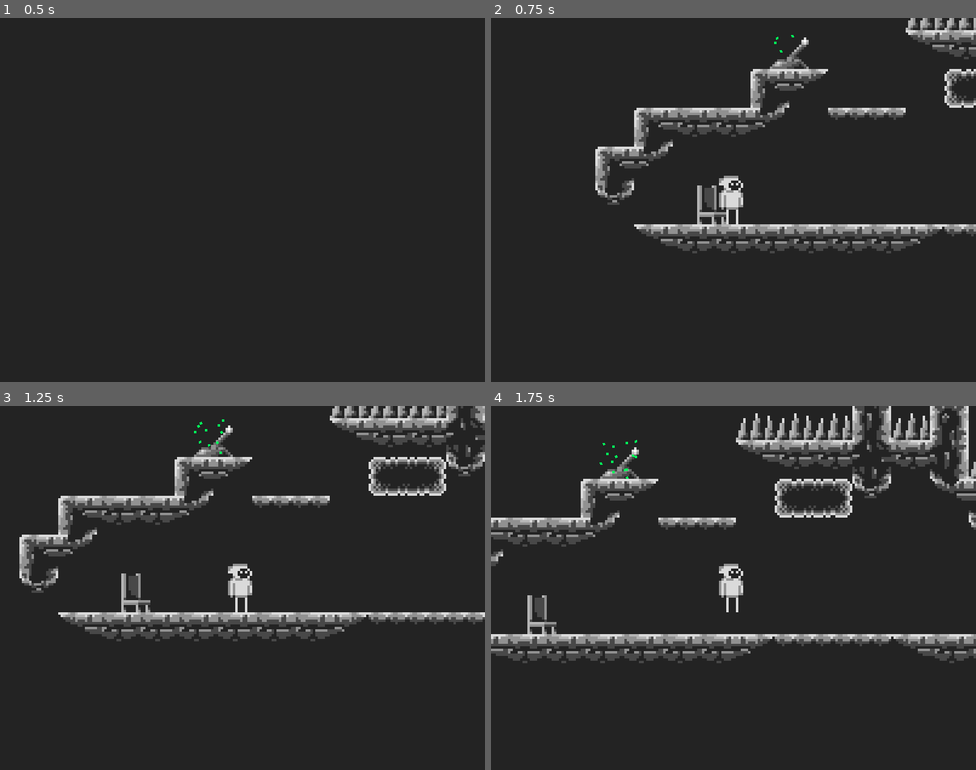
Above: before the commit, frames 1-4 (two rows, left to right).
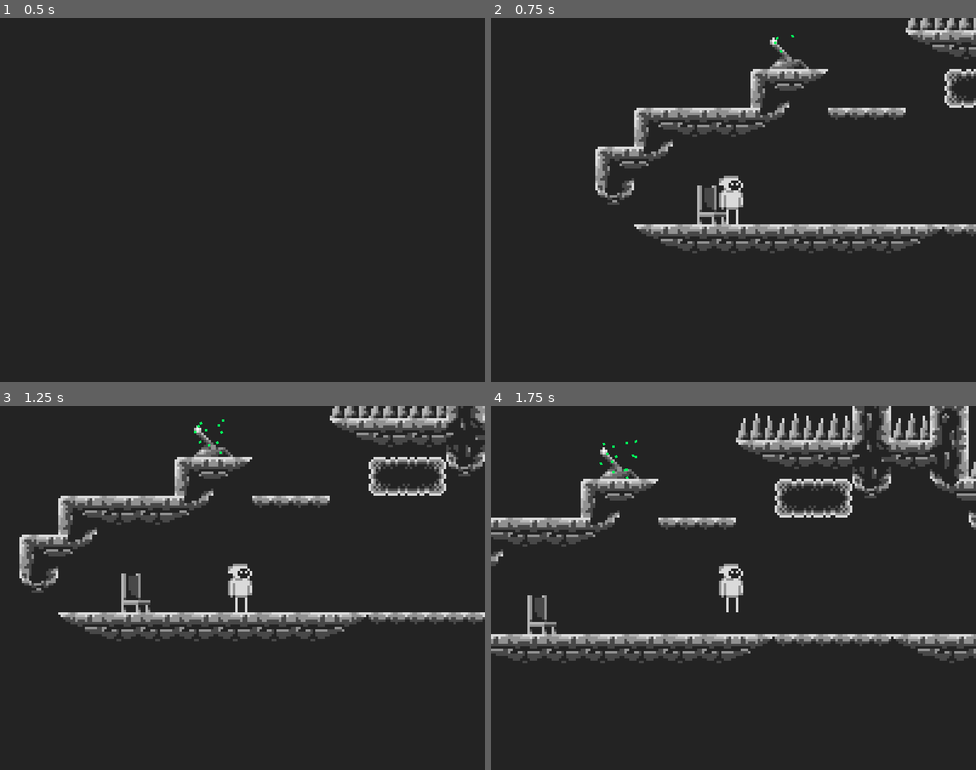
Above: after the commit, the same moments.

Repository: kopytlyanka/TCoC
Game: Godot game, scene res://UI/MainMenu/MainMenu.tscn
The game is run twice, just before and just after one commit, with the same random seed, the same clock (stepped at 60 frames per second) and the same inputs.
Inputs:
- Up to frame 1 (0.5 s): no input
- Up to frame 2 (0.75 s): tap Enter at 0.5 s; hold Right (ui_right) from 0.53 s (still down)
- Up to frame 3 (1.25 s): keep holding Right (ui_right); tap Up (ui_up) at 0.77 s
- Up to frame 4 (1.75 s): keep holding Right (ui_right); tap Up (ui_up) at 1.52 s

Frame 1 is identical in both runs. In frame 2, 0.2% of the frame differs, in the area x 57-66%, y 5-12%; in frame 3, 0.2%; in frame 4, 0.2%.

Commit message:
улучшил работу в редакторе с action объектами

Diff:
--- a/Stage/Stage.tscn
+++ b/Stage/Stage.tscn
@@ -10,6 +10,25 @@
 [ext_resource path="res://Stage/Layer.tscn" type="PackedScene" id=8]
 [ext_resource path="res://objects/action_objects/Lever/Lever.tscn" type="PackedScene" id=9]
 [ext_resource path="res://objects/action_objects/MoveBlock/MoveBlock.tscn" type="PackedScene" id=10]
+[ext_resource path="res://objects/action_objects/scripts/ObjectInfo.gd" type="Script" id=11]
+
+[sub_resource type="Resource" id=2]
+resource_name = "Object Info"
+script = ExtResource( 11 )
+layer_id = 1
+name = "MoveBlock1"
+
+[sub_resource type="Resource" id=3]
+resource_name = "Object Info"
+script = ExtResource( 11 )
+layer_id = 1
+name = "MoveBlock2"
+
+[sub_resource type="Resource" id=4]
+resource_name = "Object Info"
+script = ExtResource( 11 )
+layer_id = 1
+name = "HiddenArea1"
 
 [sub_resource type="GDScript" id=1]
 script/source = "extends Control
@@ -71,16 +90,14 @@
 [node name="HiddenArea1" parent="Layer1" instance=ExtResource( 7 )]
 position = Vector2( 144, 0 )
 tile_data = PoolIntArray( -2, 0, 196611, -65534, 0, 196609, 65534, 0, 131081, 2, 0, 131081, 131070, 0, 131081, 131071, 0, 131081, 65536, 0, 131081, 65537, 0, 131081, 65538, 0, 131081, 196606, 0, 131081, 196607, 0, 131081, 131072, 0, 131081, 131073, 0, 131081, 131074, 0, 131081 )
-senders_list = [ [ 1, "Platfotm3" ] ]
 
 [node name="Lever1" parent="Layer1" instance=ExtResource( 9 )]
 position = Vector2( 64, -88 )
 green = true
-receivers_list = [ [ 1, "MoveBlock1" ], [ 1, "MoveBlock2" ] ]
+receivers_list = [ SubResource( 2 ), SubResource( 3 ) ]
 
 [node name="MoveBlock1" parent="Layer1" instance=ExtResource( 10 )]
 position = Vector2( 224, -32 )
-senders_list = [ [ 1, "Layer1" ] ]
 width = 4
 height = 4
 positions = [ Vector2( 224, -32 ), Vector2( 272, -32 ) ]
@@ -89,7 +106,6 @@
 
 [node name="MoveBlock2" parent="Layer1" instance=ExtResource( 10 )]
 position = Vector2( 128, -64 )
-senders_list = [ [ 1, "Lever1" ] ]
 width = 4
 positions = [ Vector2( 128, -64 ), Vector2( 80, -64 ) ]
 move_pattern = [ 0, 1 ]
@@ -106,7 +122,7 @@
 [node name="Platform3" parent="Layer1" instance=ExtResource( 6 )]
 position = Vector2( 128, -8 )
 sender = true
-receivers_list = [ [ 1, "HiddenArea1" ] ]
+receivers_list = [ SubResource( 4 ) ]
 width = 6
 
 [node name="SpawnPoint1" parent="Layer1" instance=ExtResource( 5 )]
--- /dev/null
+++ b/objects/action_objects/ActionObject.tscn
@@ -0,0 +1,6 @@
+[gd_scene load_steps=2 format=2]
+
+[ext_resource path="res://objects/action_objects/scripts/ActionObject.gd" type="Script" id=1]
+
+[node name="ActionObject" type="Node2D"]
+script = ExtResource( 1 )
--- a/objects/action_objects/HiddenArea/scripts/HiddenArea.gd
+++ b/objects/action_objects/HiddenArea/scripts/HiddenArea.gd
@@ -1,7 +1,7 @@
 tool
 extends "res://objects/action_objects/scripts/ActionObject.gd"
 
-export var time: float = 0.25
+export(float, 0, 5) var time = 0.25
 var hides: bool = true
 
 func _enter_tree():
--- a/objects/action_objects/Lever/Lever.tscn
+++ b/objects/action_objects/Lever/Lever.tscn
@@ -1,11 +1,11 @@
 [gd_scene load_steps=4 format=2]
 
-[ext_resource path="res://objects/action_objects/Lever/assets/lever_off.png" type="Texture" id=1]
+[ext_resource path="res://objects/action_objects/Lever/assets/lever_on.png" type="Texture" id=1]
 [ext_resource path="res://objects/action_objects/Lever/scripts/Lever.gd" type="Script" id=2]
 
 [sub_resource type="CapsuleShape2D" id=1]
-radius = 5.0
-height = 4.0
+radius = 3.99999
+height = 8.00001
 
 [node name="Lever" type="Area2D"]
 z_index = -2
--- a/objects/action_objects/Lever/scripts/Lever.gd
+++ b/objects/action_objects/Lever/scripts/Lever.gd
@@ -3,7 +3,7 @@
 
 var lever_on: Resource = preload('res://objects/action_objects/Lever/assets/lever_on.png')
 var lever_off: Resource = preload('res://objects/action_objects/Lever/assets/lever_off.png')
-export var active: bool = false
+export(bool) var active = false
 
 func _enter_tree():
 	self.save_list = ['active']
--- a/objects/action_objects/MoveBlock/scripts/MoveBlock.gd
+++ b/objects/action_objects/MoveBlock/scripts/MoveBlock.gd
@@ -1,11 +1,11 @@
 tool
 extends "res://objects/action_objects/scripts/ActionObject.gd"
 
-export var width: int = 2
-export var height: int = 2
-export var positions: Array
-export var move_pattern: Array
-export var speed: int
+export(int, 2, 100) var width = 2
+export(int, 2, 100) var height = 2
+export(PoolVector2Array) var positions
+export(PoolIntArray) var move_pattern
+export(float, 10, 400) var speed = 100.0
 
 var iterator: int = 0
 
--- a/objects/action_objects/Platform/Platform.tscn
+++ b/objects/action_objects/Platform/Platform.tscn
@@ -3,7 +3,7 @@
 [ext_resource path="res://objects/action_objects/Platform/scripts/Platform.gd" type="Script" id=1]
 
 [sub_resource type="RectangleShape2D" id=2]
-extents = Vector2( 4, 3 )
+extents = Vector2( 4, 0.5 )
 
 [node name="Platform" type="Node2D"]
 z_index = 1
@@ -13,4 +13,5 @@
 
 [node name="CollisionShape2D" type="CollisionShape2D" parent="Area2D"]
 position = Vector2( 4, -6 )
+scale = Vector2( 1, 4.5 )
 shape = SubResource( 2 )
--- a/objects/action_objects/Platform/scripts/Platform.gd
+++ b/objects/action_objects/Platform/scripts/Platform.gd
@@ -2,8 +2,8 @@
 extends "res://objects/action_objects/scripts/ActionObject.gd"
 
 var platform_tile: Resource = preload('res://objects/action_objects/Platform/PlatformTile/PlatformTile.tscn')
-export var width: int = 1
-export var time: float = 1
+export(int, 1, 100) var width = 1
+export(float, 0, 10) var time = 1.0
 
 var in_process_of_destruction: bool = false
 signal destruction_started
--- a/objects/action_objects/scripts/ActionObject.gd
+++ b/objects/action_objects/scripts/ActionObject.gd
@@ -1,14 +1,23 @@
+tool
 extends Node2D
+var ObjectInfo = preload('ObjectInfo.gd')
 
-export var receiver: bool = false
-export var sender: bool = false
-export var green: bool = false
-var green_visible: bool = false
+export(bool) var receiver = false setget , is_receiver
+export(bool) var sender = false setget , is_sender
+export(bool) var green = false setget , is_green
+var green_visible: bool = false setget , is_green_visually
 var layer_id: int
 
-export var senders_list: Array
-export var receivers_list: Array
+export(Array, Resource) var receivers_list setget set_receivers_list
 
+func set_receivers_list(value):
+	receivers_list = value
+	for i in receivers_list.size():
+		if not receivers_list[i]:
+			receivers_list[i] = ObjectInfo.new()
+			receivers_list[i].resource_name = 'Object Info'
+
+#[GENERAL]
 func _enter_tree():
 	if not Engine.is_editor_hint():
 		layer_id = Game.get_parent_layer_of(self).layer_id
@@ -24,6 +33,7 @@
 
 func check_type(type: String) -> void:
 	assert(self.get(type), "%s is not %s!\n(path: %s)" % [self, type, self.get_path()])
+#[GENERAL]
 
 #[RESIVER]
 func is_receiver() -> bool:
@@ -49,7 +59,9 @@
 func become_sender() -> void:
 	if not is_sender(): sender = true
 	for receiver_data in receivers_list:
-		var receicver: Node = Game.get_layer(receiver_data[0]).get_node(receiver_data[1])
+		var receiver_layer_id: int = receiver_data.layer_id
+		var receiver_name: String = receiver_data.name
+		var receicver: Node = Game.get_layer(receiver_layer_id).get_node(receiver_name)
 		connect('condition_fulfilled', receicver, 'receive_signal')
 
 func send_signal() -> void:
@@ -81,7 +93,7 @@
 				Game.green_group_expansion[layer_id] = []
 			Game.green_group_expansion[layer_id].append(name)
 		for receiver_data in receivers_list:
-			var receicver = Game.get_layer(receiver_data[0]).get_node(receiver_data[1])
+			var receicver: Node = Game.get_layer(receiver_data.layer_id).get_node(receiver_data.name)
 			receicver.hidden_become_green()
 	if not Game.has_been_built: _load()
 
--- /dev/null
+++ b/objects/action_objects/scripts/ObjectInfo.gd
@@ -0,0 +1,7 @@
+tool
+
+extends Resource
+class_name ObjectInfo
+
+export(int, 0, 20) var layer_id
+export(String) var name
--- a/project.godot
+++ b/project.godot
@@ -7,6 +7,16 @@
 ;   param=value ; assign values to parameters
 
 config_version=4
+
+_global_script_classes=[ {
+"base": "Resource",
+"class": "ObjectInfo",
+"language": "GDScript",
+"path": "res://objects/action_objects/scripts/ObjectInfo.gd"
+} ]
+_global_script_class_icons={
+"ObjectInfo": ""
+}
 
 [application]
 
Not shown: 1 places in Stage/Stage.tscn that only renumber resources
Binary file changed: objects/action_objects/Lever/assets/lever_off.png
Binary file changed: objects/action_objects/Lever/assets/lever_on.png
